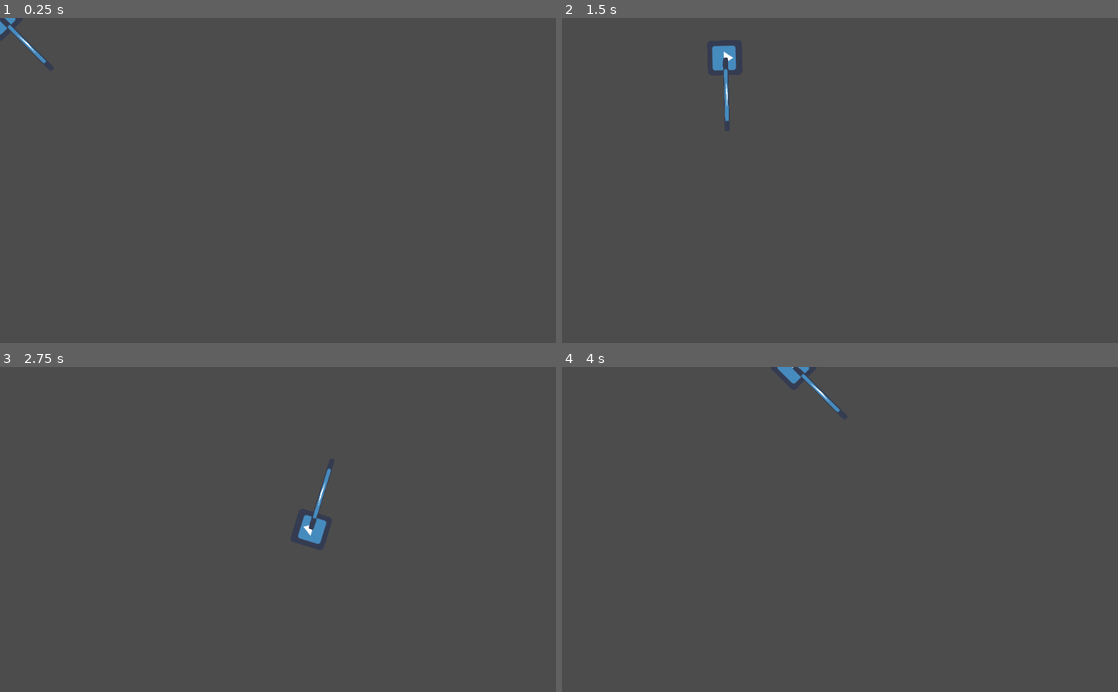
Above: before the commit, frames 1-4 (two rows, left to right).
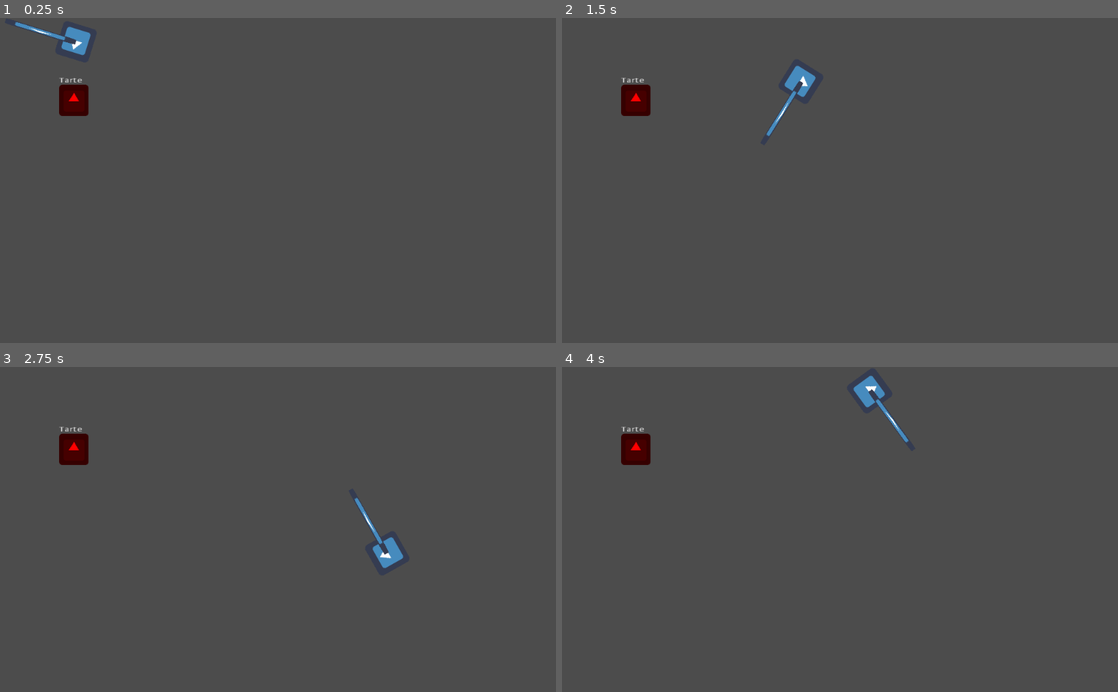
Above: after the commit, the same moments.

Repository: Ahzed11/llinux-game-jam-2022
Game: Godot game, scene res://Scenes/RoomScene.tscn
Two runs of this game, one before a commit and one after it. Both use one fixed random seed, a clock stepped at 60 frames per second and the inputs below. The engine's default icon, where the game draws it, is replaced by a stand-in: a white triangle on a blue panel in a dark square.
Inputs (mouse positions are in pixels of both pictures, inside the frame that each line leads up to):
- Up to frame 1 (0.25 s): no input
- Up to frame 2 (1.5 s): tap Enter at 0.5 s; move the mouse to (962, 164) at 0.52 s; hold D (right) 0.53-1.28 s; tap Space (action1) at 0.6, 1.35 s; move the mouse to (728, 196) at 1.27 s; hold S (down) from 1.28 s (still down)
- Up to frame 3 (2.75 s): move the mouse to (333, 458) at 2.02 s; release S (down) at 2.03 s; hold D (right) from 2.03 s (still down); tap Space (action1) at 2.1 s
- Up to frame 4 (4 s): move the mouse to (812, 594) at 2.77 s; release D (right) at 2.78 s; hold Z (up) 2.78-3.53 s; tap Space (action1) at 2.85, 3.6 s; move the mouse to (1006, 578) at 3.52 s; hold Q (left) from 3.53 s (still down)

The runs differ from the first frame. In frame 1, 1.1% of the frame differs, in the area x 0-17%, y 0-31%; in frame 2, 1.3%; in frame 3, 1.3%, in the area x 10-73%, y 18-62%; in frame 4, 1.2%.

Commit message:
Ennemy can take damage

Diff:
--- /dev/null
+++ b/Scenes/Prefabs/RoomEnnemy.tscn
@@ -0,0 +1,40 @@
+[gd_scene load_steps=5 format=2]
+
+[ext_resource path="res://Sprites/icon.png" type="Texture" id=1]
+[ext_resource path="res://Scripts/RoomEnnemy/RoomEnnemy.gd" type="Script" id=2]
+[ext_resource path="res://Scripts/HPLabel.gd" type="Script" id=3]
+
+[sub_resource type="CircleShape2D" id=1]
+radius = 31.5753
+
+[node name="Ennemy" type="KinematicBody2D"]
+position = Vector2( 0, 103 )
+collision_layer = 8
+collision_mask = 15
+script = ExtResource( 2 )
+__meta__ = {
+"_edit_group_": true
+}
+
+[node name="Sprite" type="Sprite" parent="."]
+modulate = Color( 1, 0, 0, 1 )
+position = Vector2( 0, -1 )
+texture = ExtResource( 1 )
+
+[node name="Collision" type="CollisionShape2D" parent="."]
+shape = SubResource( 1 )
+
+[node name="HPLabel" type="Label" parent="."]
+anchor_left = 0.5
+anchor_top = 1.0
+anchor_right = 0.5
+anchor_bottom = 1.0
+margin_left = -32.0
+margin_top = -48.0
+margin_right = 8.0
+margin_bottom = -34.0
+rect_scale = Vector2( 1.6, 1 )
+text = "Tarte"
+script = ExtResource( 3 )
+
+[connection signal="health_changed" from="." to="HPLabel" method="_on_Ennemy_health_changed"]
--- a/Scenes/Prefabs/RoomPlayer.tscn
+++ b/Scenes/Prefabs/RoomPlayer.tscn
@@ -10,6 +10,7 @@
 radius = 32.1403
 
 [node name="RoomPlayer" type="KinematicBody2D"]
+collision_mask = 29
 script = ExtResource( 1 )
 
 [node name="Sprite" type="Sprite" parent="."]
--- a/Scenes/Prefabs/RoomPlayerWeapon.tscn
+++ b/Scenes/Prefabs/RoomPlayerWeapon.tscn
@@ -8,6 +8,7 @@
 [node name="Hitbox" type="Area2D"]
 scale = Vector2( 2.12021, 0.154588 )
 collision_layer = 2
+collision_mask = 8
 
 [node name="Collision" type="CollisionShape2D" parent="."]
 position = Vector2( 32.0723, -6.46883 )
--- a/Scenes/RoomScene.tscn
+++ b/Scenes/RoomScene.tscn
@@ -1,7 +1,13 @@
-[gd_scene load_steps=2 format=2]
+[gd_scene load_steps=3 format=2]
 
 [ext_resource path="res://Scenes/Prefabs/RoomPlayer.tscn" type="PackedScene" id=1]
+[ext_resource path="res://Scenes/Prefabs/RoomEnnemy.tscn" type="PackedScene" id=2]
 
 [node name="RoomScene" type="Node2D"]
 
 [node name="RoomPlayer" parent="." instance=ExtResource( 1 )]
+position = Vector2( 140, 44 )
+
+[node name="Ennemy" parent="." instance=ExtResource( 2 )]
+position = Vector2( 136, 153 )
+scale = Vector2( 0.851915, 0.905733 )
--- /dev/null
+++ b/Scripts/HPLabel.gd
@@ -0,0 +1,4 @@
+extends Label
+
+func _on_Ennemy_health_changed(health: int) -> void:
+	text = str(health)
--- /dev/null
+++ b/Scripts/RoomEnnemy/RoomEnnemy.gd
@@ -0,0 +1,6 @@
+extends Human
+
+class_name Ennemy
+
+func _ready() -> void:
+	pass # Replace with function body.
--- a/Scripts/RoomPlayer/RoomPlayer.gd
+++ b/Scripts/RoomPlayer/RoomPlayer.gd
@@ -1,4 +1,6 @@
-extends KinematicBody2D
+extends Human
+
+class_name Player
 
 export var move_speed := 400
 var player_input: Vector2
--- a/Scripts/RoomPlayer/RoomPlayerWeapon.gd
+++ b/Scripts/RoomPlayer/RoomPlayerWeapon.gd
@@ -1,4 +1,6 @@
 extends Area2D
+
+export var damage := 10
 
 # Called when the node enters the scene tree for the first time.
 func _ready() -> void:
@@ -7,6 +9,6 @@
 
 # Called every frame. 'delta' is the elapsed time since the previous frame.
 func _process(delta: float) -> void:
-	# if Input.is_action_just_pressed("action1"):
-		# for body in get_overlapping_bodies():
-	pass
+	if Input.is_action_just_pressed("action1"):
+		for body in get_overlapping_bodies():
+			body.take_damage(damage)
--- /dev/null
+++ b/Scripts/human.gd
@@ -0,0 +1,20 @@
+extends KinematicBody2D
+
+class_name Human
+
+signal health_changed
+signal is_dead
+
+var health := 100
+
+func get_health() -> int:
+	return health
+
+func take_damage(amount: int) -> void:
+	health -= amount
+	emit_signal("health_changed", health)
+	if is_dead():
+		emit_signal("is_dead")
+
+func is_dead() -> bool:
+	return health <= 0
--- a/project.godot
+++ b/project.godot
@@ -7,6 +7,28 @@
 ;   param=value ; assign values to parameters
 
 config_version=4
+
+_global_script_classes=[ {
+"base": "Human",
+"class": "Ennemy",
+"language": "GDScript",
+"path": "res://Scripts/RoomEnnemy/RoomEnnemy.gd"
+}, {
+"base": "KinematicBody2D",
+"class": "Human",
+"language": "GDScript",
+"path": "res://Scripts/human.gd"
+}, {
+"base": "Human",
+"class": "Player",
+"language": "GDScript",
+"path": "res://Scripts/RoomPlayer/RoomPlayer.gd"
+} ]
+_global_script_class_icons={
+"Ennemy": "",
+"Human": "",
+"Player": ""
+}
 
 [application]
 
